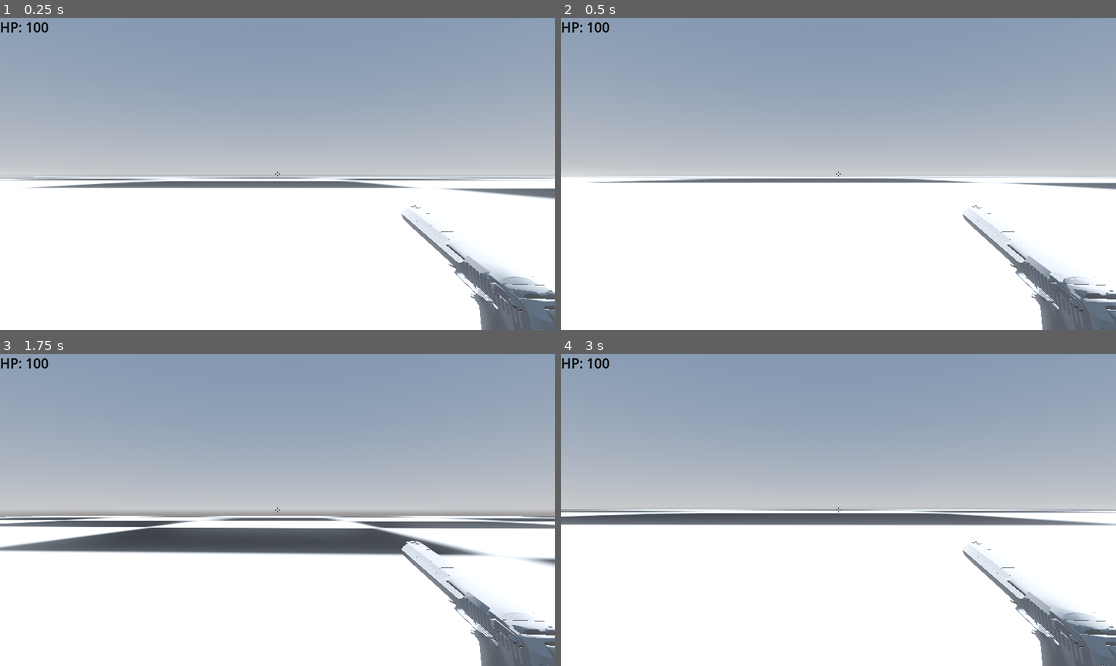
Above: before the commit, frames 1-4 (two rows, left to right).
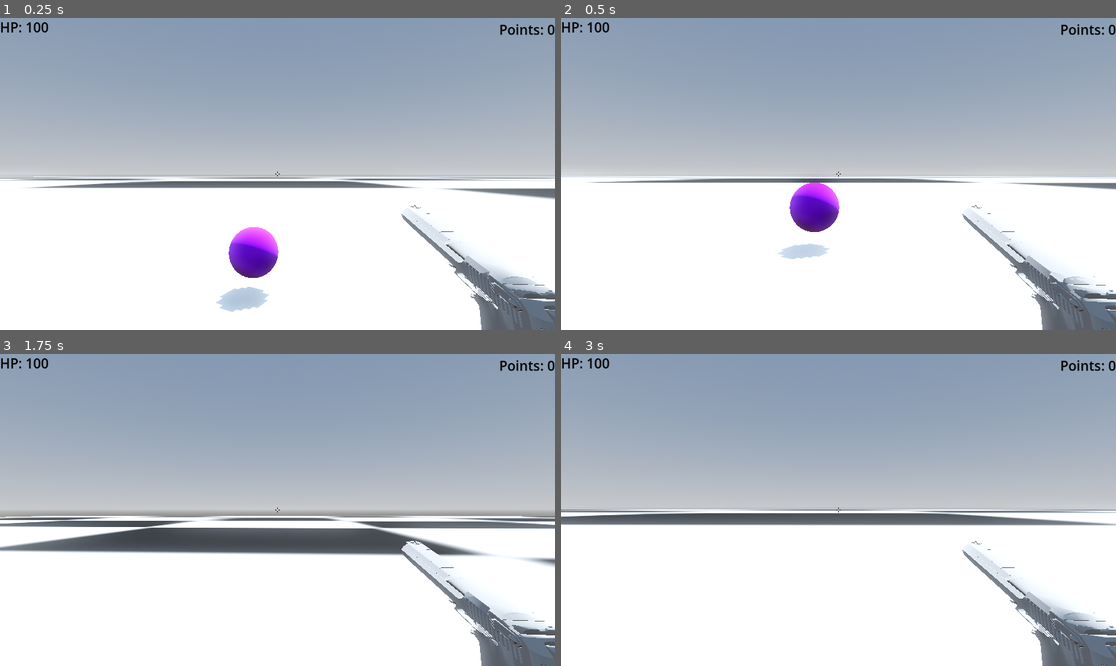
Above: after the commit, the same moments.

Repository: Lrcoder401/3dgameeeee-lukas
Game: Godot game, scene res://node.tscn
Same seed, same stepped clock (60 frames per second), same inputs: the game is played once before the commit and once after it.
Inputs (mouse positions are in pixels of both pictures, inside the frame that each line leads up to):
- Up to frame 1 (0.25 s): no input
- Up to frame 2 (0.5 s): no input
- Up to frame 3 (1.75 s): move the mouse to (305, 510) at 0.52 s; hold W (move_forward) from 0.53 s (still down); tap Shift (shoot) at 0.6 s; tap Space (ui_select) at 0.77, 1.52 s; move the mouse to (249, 510) at 1.27 s; tap J at 1.35 s
- Up to frame 4 (3 s): keep holding W (move_forward); move the mouse to (849, 503) at 2.02 s; tap Shift (shoot) at 2.1 s; move the mouse to (832, 516) at 2.77 s; tap J at 2.85 s

The runs differ from the first frame. In frame 1, 1.8% of the frame differs, in the area x 38-100%, y 2-95%; in frame 2, 1.6%; in frame 3, 0.1%; in frame 4, 0.1%.

Commit message:
I worked on the creation of a main menu screen

Diff:
--- /dev/null
+++ b/Main_menu.tscn
@@ -0,0 +1,59 @@
+[gd_scene load_steps=2 format=3 uid="uid://bi5vmcrlfhx82"]
+
+[ext_resource type="Script" path="res://play_button.gd" id="1_4yygq"]
+
+[node name="Control" type="CanvasLayer"]
+
+[node name="ColorRect" type="ColorRect" parent="."]
+anchors_preset = 15
+anchor_right = 1.0
+anchor_bottom = 1.0
+grow_horizontal = 2
+grow_vertical = 2
+color = Color(0, 0, 0, 1)
+
+[node name="Control" type="Control" parent="."]
+layout_mode = 3
+anchors_preset = 15
+anchor_right = 1.0
+anchor_bottom = 1.0
+grow_horizontal = 2
+grow_vertical = 2
+size_flags_stretch_ratio = 1.85
+
+[node name="MAIN MENU" type="Label" parent="Control"]
+layout_mode = 1
+anchors_preset = 8
+anchor_left = 0.5
+anchor_top = 0.5
+anchor_right = 0.5
+anchor_bottom = 0.5
+offset_left = -320.0
+offset_top = -154.0
+offset_right = 339.0
+offset_bottom = -2.0
+grow_horizontal = 2
+grow_vertical = 2
+theme_override_colors/font_color = Color(1, 1, 1, 1)
+theme_override_font_sizes/font_size = 111
+text = "MAIN MENU"
+horizontal_alignment = 2
+
+[node name="Play button" type="Button" parent="Control"]
+layout_mode = 1
+anchors_preset = 8
+anchor_left = 0.5
+anchor_top = 0.5
+anchor_right = 0.5
+anchor_bottom = 0.5
+offset_left = -124.0
+offset_top = -13.0
+offset_right = 125.0
+offset_bottom = 132.0
+grow_horizontal = 2
+grow_vertical = 2
+theme_override_font_sizes/font_size = 100
+text = "PLAY"
+script = ExtResource("1_4yygq")
+
+[connection signal="pressed" from="Control/Play button" to="Control/Play button" method="_on_pressed"]
--- a/cylinder.tscn
+++ b/cylinder.tscn
@@ -21,5 +21,6 @@
 
 [node name="health" type="Node" parent="StaticBody3D"]
 script = ExtResource("2_22uf0")
+maxhealth = 8.0
 
 [connection signal="dead" from="StaticBody3D/health" to="." method="_on_health_dead"]
--- a/enemy.gd
+++ b/enemy.gd
@@ -2,26 +2,25 @@
 @onready var d = $"../Player".position - position
 var scene_to_explosion = preload("res://explosion.tscn")
 # Called when the node enters the scene tree for the first time.
-
-
-
+var player_body_collide = false
 # Called every frame. 'delta' is the elapsed time since the previous frame.
 func _process(delta: float) -> void:
 	var d = $"../Player".position - position
 	if d.length() > 0.75 :
 		d = d.normalized()
 		position += d * delta * 4
+
 	else :
+		player_body_collide = true
 		_on_health_dead()
-
-
-
-
-
-
 
 func _on_health_dead() -> void:
 	queue_free()
 	var new_scene = scene_to_explosion.instantiate()
 	$"..".add_child(new_scene)
 	new_scene.position = position
+	var player_points=get_node("/root/Node3D/Player/points")
+	if player_body_collide == false :
+		player_points.add_points(10)
+	else :
+		player_points.add_points(-30)
--- a/gameover.tscn
+++ b/gameover.tscn
@@ -1,4 +1,6 @@
-[gd_scene format=3 uid="uid://brj8osn2vgcoi"]
+[gd_scene load_steps=2 format=3 uid="uid://brj8osn2vgcoi"]
+
+[sub_resource type="Theme" id="Theme_agnh8"]
 
 [node name="Gameover" type="CanvasLayer"]
 follow_viewport_enabled = true
@@ -35,3 +37,22 @@
 grow_vertical = 2
 theme_override_font_sizes/font_size = 100
 text = "GAME OVER"
+
+[node name="POINTS" type="Label" parent="Ui"]
+layout_mode = 1
+anchors_preset = -1
+anchor_left = 0.5
+anchor_top = 0.627
+anchor_right = 0.5
+anchor_bottom = 0.627
+offset_left = -95.0
+offset_top = -21.296
+offset_right = 92.0
+offset_bottom = 20.704
+grow_horizontal = 2
+grow_vertical = 2
+theme = SubResource("Theme_agnh8")
+theme_type_variation = &"HeaderLarge"
+theme_override_colors/font_color = Color(1, 1, 1, 1)
+text = "Points: HERE"
+horizontal_alignment = 2
--- a/heal.gd
+++ b/heal.gd
@@ -22,6 +22,8 @@
 
 func _on_area_3d_body_entered(body: Node3D) -> void:
 	var body_health=body.get_node("health")
+	print("hit")
 	if body_health != null :
 		body_health.heal(20)
 		print("heal")
+		queue_free()
--- a/health.gd
+++ b/health.gd
@@ -17,9 +17,11 @@
 
 
 func heal(value) :
-	if health <= maxhealth :
+	if health < maxhealth :
 		health += value
-
+		if health > maxhealth :
+			health = maxhealth
+	#100
 
 func set_health(value) :
 	health = value
--- a/health.tscn
+++ b/health.tscn
@@ -16,12 +16,15 @@
 
 [node name="Heal" type="MeshInstance3D"]
 transform = Transform3D(1, 0, 0, 0, 1, 0, 0, 0, 1, 0, 1.55339, 0)
-layers = 5
 mesh = SubResource("SphereMesh_gqy7c")
 script = ExtResource("1_cqhre")
 timer = 8.0
 
 [node name="Area3D" type="Area3D" parent="."]
+collision_layer = 128
+collision_mask = 255
 
 [node name="CollisionShape3D" type="CollisionShape3D" parent="Area3D"]
 shape = SubResource("SphereShape3D_qdh0j")
+
+[connection signal="body_entered" from="Area3D" to="." method="_on_area_3d_body_entered"]
--- a/node.tscn
+++ b/node.tscn
@@ -85,7 +85,7 @@
 expand_mode = 1
 
 [node name="explosion" parent="." instance=ExtResource("8_58s77")]
-transform = Transform3D(1, 0, 0, 0, 1, 0, 0, 0, 1, 6.48554, 1.22118, -2.96392)
+transform = Transform3D(1, 0, 0, 0, 1, 0, 0, 0, 1, 117.008, 0.771793, 124.336)
 surface_material_override/0 = SubResource("StandardMaterial3D_tklio")
 
 [node name="Area3D2" type="Area3D" parent="explosion"]
@@ -117,7 +117,15 @@
 spawn_zone_corner_two = Vector3(-106.739, 0.380304, 25.0472)
 enemy = ExtResource("7_17tku")
 
+[node name="healthspawner" type="Node" parent="."]
+script = ExtResource("11_aarxl")
+enemy_spawn_rate = 0.3
+spawn_zone_corner_one = Vector3(117.008, 0.772, 124.336)
+enemy = ExtResource("8_fe8ht")
+
 [node name="health" parent="." instance=ExtResource("8_fe8ht")]
+transform = Transform3D(1, 0, 0, 0, 1, 0, 0, 0, 1, -13.0205, 0.659015, -4.35174)
+layers = 129
 
 [node name="Player" parent="." instance=ExtResource("8_5040y")]
 transform = Transform3D(1, 0, 0, 0, 1, 0, 0, 0, 1, -12.7985, 1.47604, -1.50676)
--- /dev/null
+++ b/play_button.gd
@@ -0,0 +1,5 @@
+extends Button
+
+
+func _on_pressed() -> void:
+	get_tree().change_scene_to_file("res://node.tscn")
--- a/player.gd
+++ b/player.gd
@@ -15,7 +15,6 @@
 	print($"health".health)
 
 func _unhandled_input(event) :
-
 	if not dead :
 		if event.is_action_pressed("ui_cancel"):
 			Input.set_mouse_mode(Input.MOUSE_MODE_VISIBLE)
@@ -26,12 +25,9 @@
 			var MouseEvent  = event.relative * MouseSenstivity
 			CameraLook(MouseEvent)
 
-
-
 func CameraLook(Movement: Vector2):
 	CameraRotation += Movement
 	CameraRotation.y = clamp(CameraRotation.y,-1,1.5)
-
 
 	MainCamera.rotation.x = -CameraRotation.y
 
@@ -40,9 +36,10 @@
 
 # Called every frame. 'delta' is the elapsed time since the previous frame.
 func _physics_process(delta: float) -> void:
-
 	if not dead :
 		$"HUD/HP".text = "HP: "+str($"health".health)
+	if not dead :
+		$"HUD/POINTS".text = "Points: "+str($"points".points)
 
 		var movement = Vector3()
 		var input = Input.get_action_strength("move_forward")
@@ -78,3 +75,9 @@
 	add_child(scene_to_gameover)
 	dead = true
 	Input.set_mouse_mode(Input.MOUSE_MODE_VISIBLE)
+	$"Gameover/Ui/POINTS".text = "Points: "+str($"points".points)
+	var root=get_node("/root/Node3D/")
+	for node in root.get_children():
+		if node == self :
+			continue
+		node.queue_free()
--- a/player.tscn
+++ b/player.tscn
@@ -1,10 +1,11 @@
-[gd_scene load_steps=9 format=3 uid="uid://d2h8ydru4lqua"]
+[gd_scene load_steps=11 format=3 uid="uid://d2h8ydru4lqua"]
 
 [ext_resource type="Script" path="res://player.gd" id="1_6q1d3"]
 [ext_resource type="Script" path="res://camera_3d.gd" id="2_pcjej"]
 [ext_resource type="ArrayMesh" uid="uid://1xvvksxvcgyp" path="res://deagle.obj" id="3_3nr0n"]
 [ext_resource type="Script" path="res://ray_cast_3d.gd" id="4_hmci5"]
 [ext_resource type="Script" path="res://health.gd" id="5_ov0gt"]
+[ext_resource type="Script" path="res://points.gd" id="6_hndn6"]
 
 [sub_resource type="CapsuleShape3D" id="CapsuleShape3D_3aoay"]
 radius = 0.25
@@ -14,9 +15,11 @@
 
 [sub_resource type="Theme" id="Theme_tkttk"]
 
+[sub_resource type="Theme" id="Theme_eulqk"]
+
 [node name="Player" type="CharacterBody3D"]
 transform = Transform3D(1, 0, 0, 0, 1, 0, 0, 0, 1, -12.7985, 0.657821, -1.50676)
-collision_mask = 6
+collision_mask = 255
 script = ExtResource("1_6q1d3")
 
 [node name="CollisionShape3D" type="CollisionShape3D" parent="."]
@@ -51,6 +54,9 @@
 script = ExtResource("5_ov0gt")
 maxhealth = 100.0
 
+[node name="points" type="Node" parent="."]
+script = ExtResource("6_hndn6")
+
 [node name="HUD" type="CanvasLayer" parent="."]
 
 [node name="HP" type="Label" parent="HUD"]
@@ -60,3 +66,19 @@
 theme_type_variation = &"HeaderLarge"
 theme_override_colors/font_color = Color(0, 0, 0, 1)
 text = "Health: not set"
+
+[node name="POINTS" type="Label" parent="HUD"]
+anchors_preset = 1
+anchor_left = 1.0
+anchor_right = 1.0
+offset_left = -187.0
+offset_top = 5.0
+offset_bottom = 47.0
+grow_horizontal = 0
+theme = SubResource("Theme_eulqk")
+theme_type_variation = &"HeaderLarge"
+theme_override_colors/font_color = Color(0, 0, 0, 1)
+text = "Points: HERE"
+horizontal_alignment = 2
+
+[connection signal="dead" from="health" to="." method="_on_health_dead"]
--- /dev/null
+++ b/points.gd
@@ -0,0 +1,17 @@
+extends Node
+
+#@export var totalpoints: float
+
+var points
+
+
+func _ready() -> void:
+	points = 0
+
+
+func add_points(value) :
+	points += value
+	#100
+
+func set_points(value) :
+	points = value
--- a/prism.tscn
+++ b/prism.tscn
@@ -1,6 +1,6 @@
 [gd_scene load_steps=5 format=3 uid="uid://ccbihr0mh3a5"]
 
-[ext_resource type="Script" path="res://prism.gd" id="1_si3pf"]
+[ext_resource type="Script" path="res://enemy.gd" id="1_vug8c"]
 [ext_resource type="Script" path="res://health.gd" id="2_7jljj"]
 
 [sub_resource type="PrismMesh" id="PrismMesh_t7a6n"]
@@ -11,7 +11,7 @@
 [node name="prism" type="MeshInstance3D" groups=["enemy group"]]
 transform = Transform3D(1, 0, 0, 0, 1, 0, 0, 0, 1, 0.181878, 1.09968, -5.74505)
 mesh = SubResource("PrismMesh_t7a6n")
-script = ExtResource("1_si3pf")
+script = ExtResource("1_vug8c")
 
 [node name="StaticBody3D" type="StaticBody3D" parent="."]
 collision_layer = 4
@@ -22,5 +22,6 @@
 
 [node name="health" type="Node" parent="StaticBody3D"]
 script = ExtResource("2_7jljj")
+maxhealth = 8.0
 
 [connection signal="dead" from="StaticBody3D/health" to="." method="_on_health_dead"]
--- a/ray_cast_3d.gd
+++ b/ray_cast_3d.gd
@@ -12,6 +12,7 @@
 			var obj = get_collider()
 			if obj.get_parent().is_in_group("enemy group") :
 				obj.get_node("health").take_damage(4)
+
 			#queue_free
 		#obj.get_parent().queue_free( )
 		#if (obj.is_in_group("apple")):
